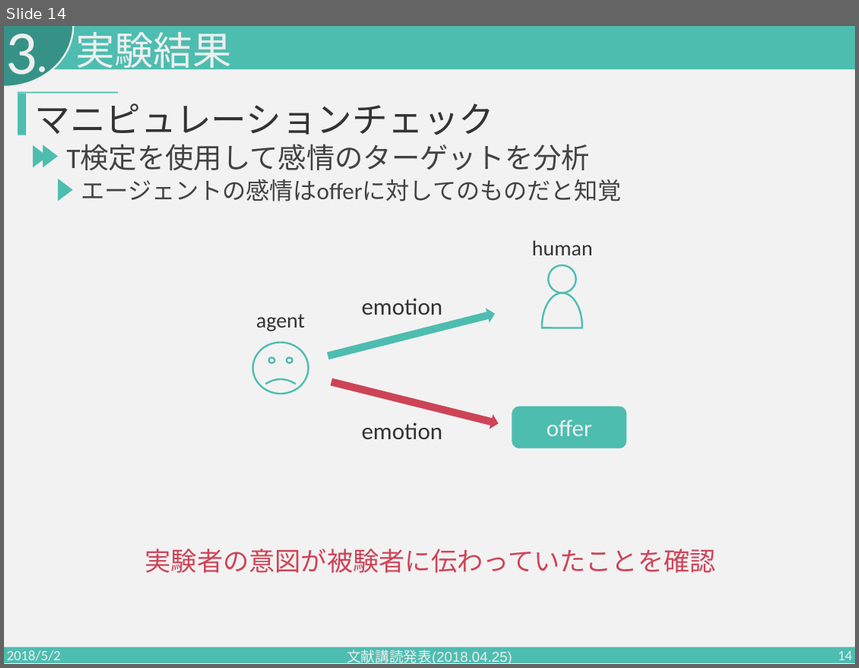
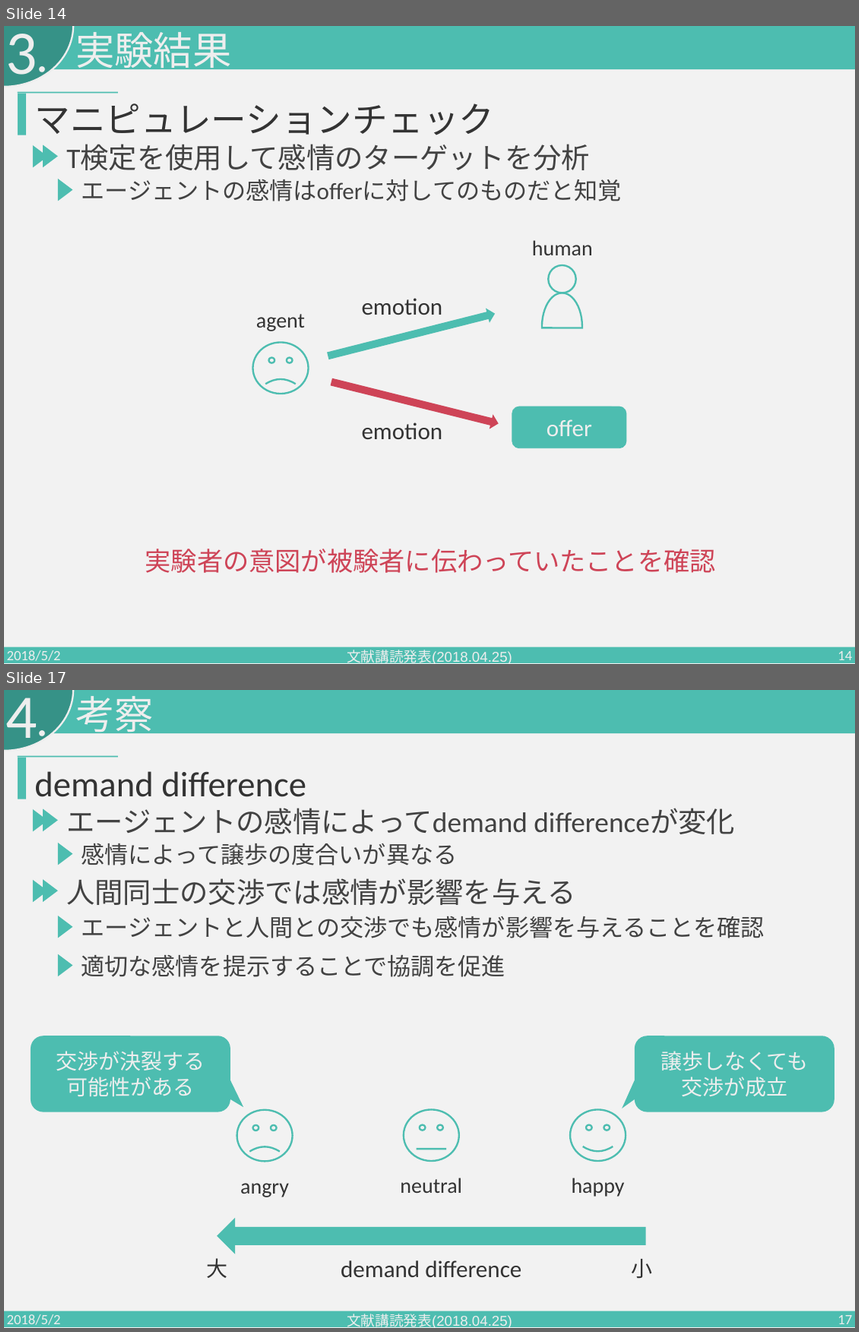
Before and after one commit to PajamaDrive/presentation, a slide deck: presentation_1st.pptx. Shown one above the other, each under a label of ours: slide 14 before the commit, slides 14 and 17 after it; the slides between them are not shown. The pictures are 859x668 and 859x1332 pixels, drawn with LibreOffice and Linux fonts; fonts in the diff are those of the drawing. Boxes give left, top, right and bottom in pixels: in the first picture for what was removed or moved away, otherwise in the second. Text is boxed around its words. In the diff, an @@ line names an element or a change of style, - is before the commit and + after.

```diff
--- a/presentation_1st.pptx
+++ b/presentation_1st.pptx
@@ slide 17 added at bbox=[4, 690, 855, 1328], background #F2F2F2; not listed: 4 template elements that a slide beside it also shows @@
@@ text added at bbox=[6, 698, 37, 753], 105 pt, text #EEEEEE @@
+4
@@ text added at bbox=[75, 696, 154, 739], 66 pt, text #EEEEEE @@
+考察
@@ rectangle added at bbox=[18, 757, 26, 799], fill #4DBDB0 @@
@@ rectangle added at bbox=[18, 756, 118, 758], fill #4DBDB0 @@
@@ text added at bbox=[34, 771, 306, 797], 60 pt, text #333333 @@
+demand difference
@@ triangle added at bbox=[33, 809, 48, 831], fill #4DBDB0 @@
@@ triangle added at bbox=[44, 809, 58, 831], fill #4DBDB0 @@
@@ text added at bbox=[66, 808, 735, 834], 48 pt, text #424242 @@
+エージェントの感情によってdemand differenceが変化
@@ triangle added at bbox=[58, 843, 73, 866], fill #4DBDB0 @@
@@ text added at bbox=[82, 844, 458, 866], 40 pt, text #424242 @@
+感情によって譲歩の度合いが異なる
@@ triangle added at bbox=[33, 880, 48, 902], fill #4DBDB0 @@
@@ triangle added at bbox=[44, 879, 58, 902], fill #4DBDB0 @@
@@ text added at bbox=[66, 878, 576, 905], 48 pt, text #424242 @@
+人間同士の交渉では感情が影響を与える
@@ triangle added at bbox=[58, 916, 73, 938], fill #4DBDB0 @@
@@ text added at bbox=[82, 916, 765, 939], 40 pt, text #424242 @@
+エージェントと人間との交渉でも感情が影響を与えることを確認
@@ triangle added at bbox=[58, 954, 73, 977], fill #4DBDB0 @@
@@ text added at bbox=[82, 955, 506, 977], 40 pt, text #424242 @@
+適切な感情を提示することで協調を促進
@@ group added at bbox=[31, 1036, 835, 1279]: 6 texts, 3 smiley faces, 2 rounded speech boxes, 1 right arrow @@
+angry
+neutral
+happy
+大
+小
+demand difference
+交渉が決裂する
+可能性がある
+譲歩しなくても
+交渉が成立
@@ text added at bbox=[7, 1315, 61, 1328], 24 pt, text #EEEEEE @@
+2018/5/2
@@ text added at bbox=[347, 1314, 512, 1328], 24 pt, text #EEEEEE @@
+文献講読発表(2018.04.25)
@@ page number added at bbox=[838, 1315, 852, 1328], 24 pt, text #EEEEEE @@
+17
```
Also in this commit, not shown: 4 slides changed, 1 other slide added.
